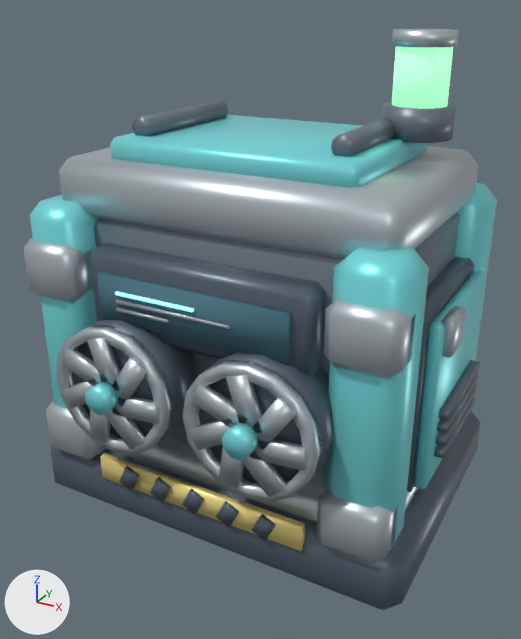
One commit to the glTF model assets/props/pump_standard.glb: the scene before it, then after it.
Both versions are drawn from a 50 mm lens placed at (1.133, -2.141, 1.73), pointed at (0.012, -0.104, 0.711). Every picture has the same lights, and +X, +Y and +Z are marked at lower left. The older version comes first. Where no turn or scale is listed for an object, it has been applied to the vertices.

Before the edit, the objects in view are built like this:
```python
ob_body_black = bpy.data.objects.new('Body_black', me_body_black)
ob_body_black.location = (0.0, 0.0, 0.0)
ob_housing_dark = bpy.data.objects.new('Housing_dark', me_housing_dark)
ob_housing_dark.location = (0.0, 0.0, 0.0)
ob_screengraphics_glow = bpy.data.objects.new('ScreenGraphics_glow', me_screengraphics_glow)
ob_screengraphics_glow.location = (0.0, 0.0, 0.0)
ob_screengraphics_steel = bpy.data.objects.new('ScreenGraphics_steel', me_screengraphics_steel)
ob_screengraphics_steel.location = (0.0, 0.0, 0.0)
ob_screensurface_screen = bpy.data.objects.new('ScreenSurface_screen', me_screensurface_screen)
ob_screensurface_screen.location = (0.0, 0.0, 0.0)
# also in view: 'Beacon_steel' at (0.425, 0.198, 1.63); 'SideVents_dark' at (0.0, 0.036, 0.48); 'FanBlade_steel' at (-0.001, -0.62, 0.605); 'Beacon_dark' at (0.425, 0.198, 1.38); 'CornerGuard_steel' at (0.0, -0.475, 0.617)
```
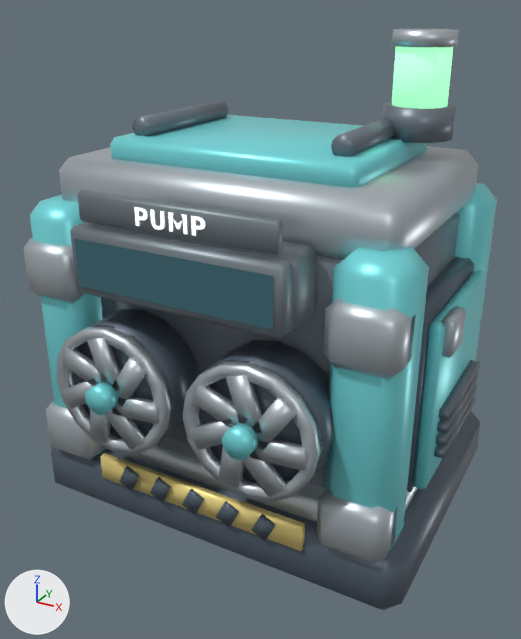
Location of each change, (x1, y1, x2, y2) in pixels of the pictures (521 x 639 px):
'Body_black', deleted
    before: (90, 243, 326, 376)
'LiveViewSurface_glass', added (cyan)
    after: (74, 239, 274, 330)
'ScreenSurface_screen', deleted (cyan)
    before: (97, 272, 291, 364)
'LiveViewSurfaceFrame_frame', added
    after: (70, 223, 294, 339)
'TypePlate_frame', added
    after: (77, 190, 283, 255)
'ScreenMount_frame', added
    after: (82, 222, 316, 333)
'ScreenGraphics_steel', deleted
    before: (116, 299, 230, 329)
'TypeLabel_white', added
    after: (134, 207, 205, 236)
'ScreenGraphics_glow', deleted
    before: (115, 291, 194, 312)

What changed in the scene script:
```text
Add mat_white:
    mat_white = principled_material('white')
    mat_white.base_color = (0.906, 0.941, 0.929)  # white #f4f8f7
    mat_white.roughness = 0.38
    mat_white.emission_color = (0.679, 0.706, 0.697)  # light grey #d7dbd9
    mat_white.emission_strength = 1.0
Add mat_frame:
    mat_frame = principled_material('frame')
    mat_frame.base_color = (0.224, 0.267, 0.294)  # grey #828d94
    mat_frame.metallic = 0.65
    mat_frame.roughness = 0.49
Add mat_glass:
    mat_glass = principled_material('glass')
    mat_glass.base_color = (0.0627, 0.173, 0.216)  # cyan #477380
    mat_glass.metallic = 0.28
    mat_glass.roughness = 0.2
Add me_typelabel_white:
    me_typelabel_white.from_pydata(...)  # 83 vertices, 77 faces; spans x -0.116..0.116, y -0.595, z 1.158..1.212
    me_typelabel_white.materials.append(mat_white)  # white #f4f8f7, glowing light grey #d7dbd9
Add me_typeplate_frame:
    me_typeplate_frame.from_pydata(...)  # 24 vertices, 44 faces; spans x -0.331..0.331, y -0.592..-0.556, z 1.14..1.23
    me_typeplate_frame.materials.append(mat_frame)  # grey #828d94
Add me_liveviewsurface_glass:
    me_liveviewsurface_glass.from_pydata([(-0.331, -0.616, 0.945), (0.331, -0.616, 0.945), (0.331, -0.616, 1.095), (-0.331, -0.616, 1.095)], [], [(0, 1, 2), (0, 2, 3)])
    me_liveviewsurface_glass.materials.append(mat_glass)  # cyan #477380
Add me_liveviewsurfaceframe_frame:
    me_liveviewsurfaceframe_frame.from_pydata(...)  # 24 vertices, 44 faces; spans x -0.361..0.361, y -0.612..-0.548, z 0.915..1.125
    me_liveviewsurfaceframe_frame.materials.append(mat_frame)  # grey #828d94
Add me_screenmount_frame:
    me_screenmount_frame.from_pydata(...)  # 24 vertices, 44 faces; spans x -0.369..0.369, y -0.562..-0.422, z 0.91..1.13
    me_screenmount_frame.materials.append(mat_frame)  # grey #828d94
Remove ob_body_black:
    ob_body_black = bpy.data.objects.new('Body_black', me_body_black)
    ob_body_black.location = (0.0, 0.0, 0.0)
Remove ob_screensurface_screen:
    ob_screensurface_screen = bpy.data.objects.new('ScreenSurface_screen', me_screensurface_screen)
    ob_screensurface_screen.location = (0.0, 0.0, 0.0)
Remove ob_screengraphics_glow:
    ob_screengraphics_glow = bpy.data.objects.new('ScreenGraphics_glow', me_screengraphics_glow)
    ob_screengraphics_glow.location = (0.0, 0.0, 0.0)
Remove ob_screengraphics_steel:
    ob_screengraphics_steel = bpy.data.objects.new('ScreenGraphics_steel', me_screengraphics_steel)
    ob_screengraphics_steel.location = (0.0, 0.0, 0.0)
Add ob_typelabel_white:
    ob_typelabel_white = bpy.data.objects.new('TypeLabel_white', me_typelabel_white)
    ob_typelabel_white.location = (0.0, 0.0, 0.0)
Add ob_typeplate_frame:
    ob_typeplate_frame = bpy.data.objects.new('TypePlate_frame', me_typeplate_frame)
    ob_typeplate_frame.location = (0.0, 0.0, 0.0)
Add ob_liveviewsurface_glass:
    ob_liveviewsurface_glass = bpy.data.objects.new('LiveViewSurface_glass', me_liveviewsurface_glass)
    ob_liveviewsurface_glass.location = (0.0, 0.0, 0.0)
Add ob_liveviewsurfaceframe_frame:
    ob_liveviewsurfaceframe_frame = bpy.data.objects.new('LiveViewSurfaceFrame_frame', me_liveviewsurfaceframe_frame)
    ob_liveviewsurfaceframe_frame.location = (0.0, 0.0, 0.0)
Add ob_screenmount_frame:
    ob_screenmount_frame = bpy.data.objects.new('ScreenMount_frame', me_screenmount_frame)
    ob_screenmount_frame.location = (0.0, 0.0, 0.0)
```
